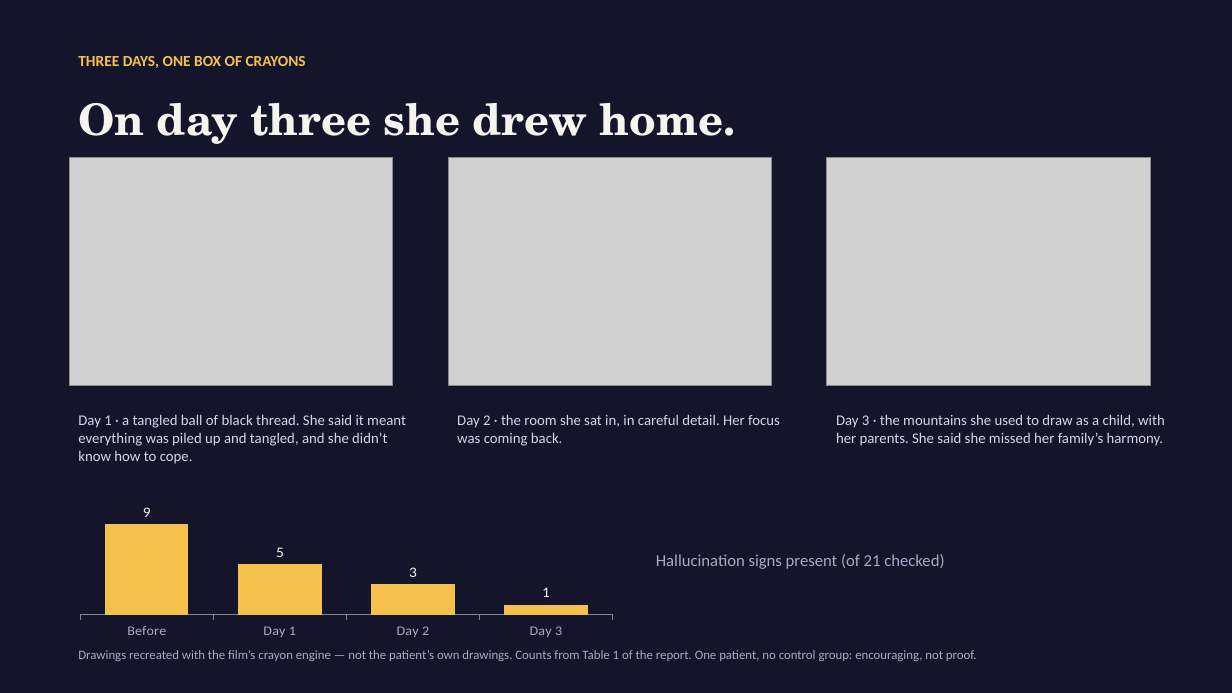
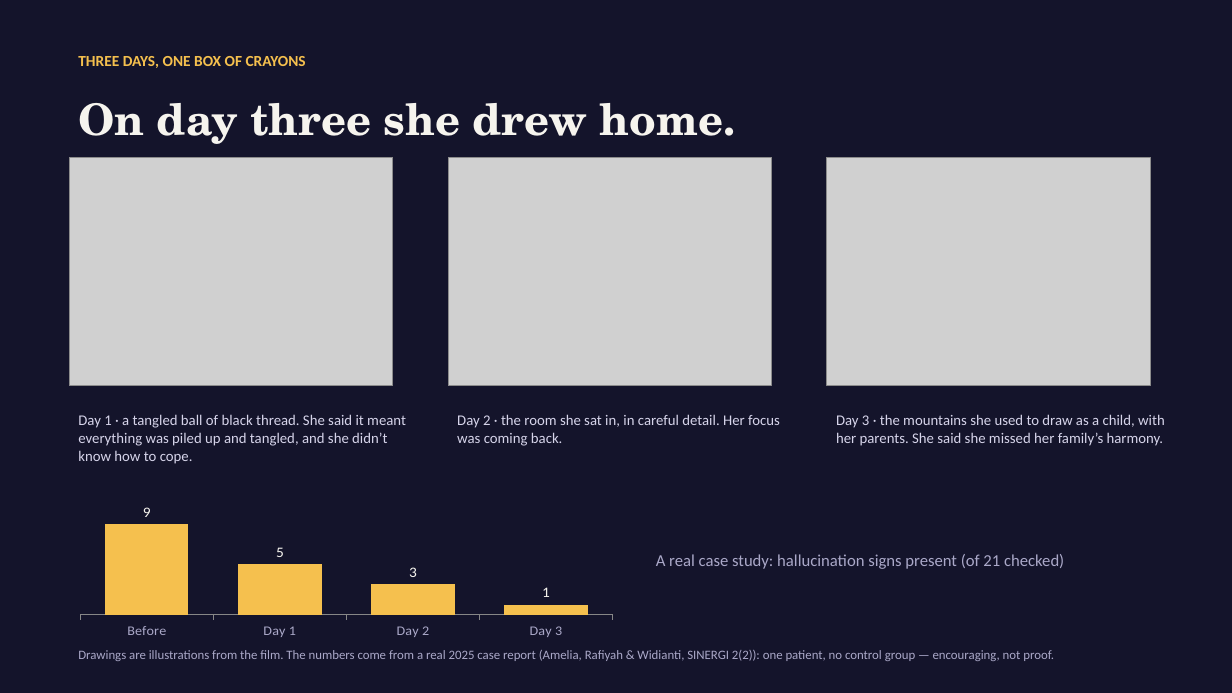
Before and after one commit to Atatron/Say-It-Louder, a slide deck: slide 4 of deck/You_Yourself_Pitch.pptx. Drawn at 1232x693 pixels with LibreOffice and Linux fonts; fonts in the diff are those of the drawing; grey boxes stand for pictures. Boxes give left, top, right and bottom in pixels: in the first picture for what was removed or moved away, otherwise in the second. Text is boxed around its words. In the diff, an @@ line names an element or a change of style, - is before the commit and + after.

```diff
--- a/deck/You_Yourself_Pitch.pptx
+++ b/deck/You_Yourself_Pitch.pptx
@@ text at <box>656,554,1064,569</box>: text changed @@
-Hallucination signs present (of 21 checked)
+A real case study: hallucination signs present (of 21 checked)
@@ text at <box>78,650,1054,661</box>: text changed @@
-Drawings recreated with the film’s crayon engine — not the patient’s own drawings. Counts from Table 1 of the report. One patient, no control group: encouraging, not proof.
+Drawings are illustrations from the film. The numbers come from a real 2025 case report (Amelia, Rafiyah & Widianti, SINERGI 2(2)): one patient, no control group — encouraging, not proof.
```
Also in this commit, not shown: 2 other slides changed, 16 other files.
